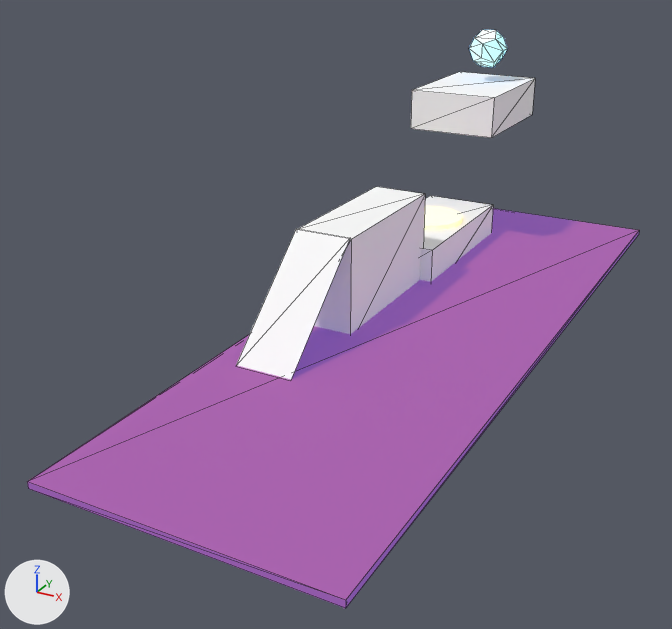
The glTF model src/level.glb, before and after one commit.
Rendered twice from a 50 mm camera at (14.1, -32.8, 16.0) aimed at (-2.3, -3.0, 1.1). Lighting does not change. The marker at lower left points along +X, +Y and +Z. The older version comes first. Mesh edges are drawn as thin lines on the coarser meshes. Where no turn or scale is listed for an object, it has been applied to the vertices.
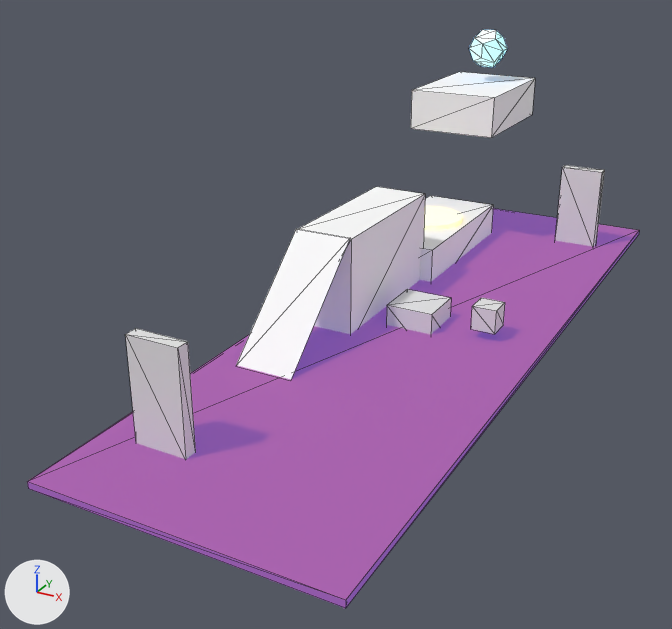
Commit message: Added changed level

What changed in the scene script:
```text
Add mat_material:
    mat_material = principled_material('Material')
    mat_material.base_color = (0.8, 0.8, 0.8)  # white #e7e7e7
Add me_cube_003:
    me_cube_003.from_pydata(...)  # a box spanning x -1.0..1.0, y -0.25..0.25, z -2.0..2.0
Add me_cube_001:
    me_cube_001.from_pydata(...)  # a box spanning x -0.5..0.5, y -0.5..0.5, z -0.5..0.5
Add me_cube:
    me_cube.from_pydata(...)  # a box spanning x -1.0..1.0, y -1.0..1.0, z -1.0..1.0
    me_cube.materials.append(mat_material)  # white #e7e7e7
Add ob_lockeddoor_key_room2:
    ob_lockeddoor_key_room2 = bpy.data.objects.new('LockedDoor_key_room2', me_cube_003)
    ob_lockeddoor_key_room2.location = (3.0, 13.0, 2.0)
Add ob_door_room2:
    ob_door_room2 = bpy.data.objects.new('Door_room2', me_cube_003.copy())
    ob_door_room2.location = (-3.0, -13.0, 2.0)
Add ob_item_key:
    ob_item_key = bpy.data.objects.new('Item_key', me_cube_001)
    ob_item_key.location = (3.0, 0.0, 1.0)
Add ob_cube:
    ob_cube = bpy.data.objects.new('Cube', me_cube)
    ob_cube.location = (0.0, 0.0, 0.0)
```

Pixel boxes [x1, y1, x2, y2] of what changed, in the pictures (672 x 629 px):
'Door_room2', added
    after: [125, 328, 196, 459]
'LockedDoor_key_room2', added
    after: [555, 165, 605, 247]
'Cube', added
    after: [386, 289, 451, 334]
'Item_key', added
    after: [471, 298, 505, 334]
